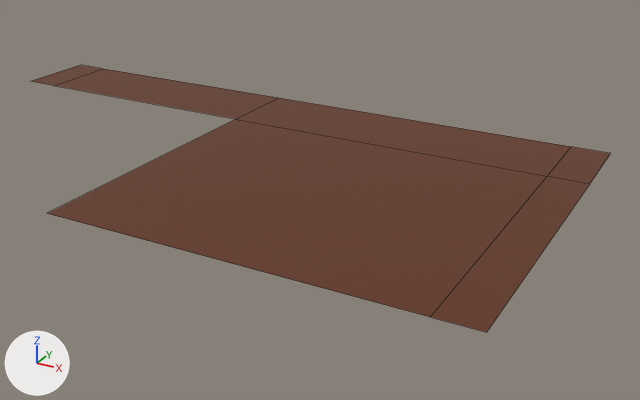
A saved change to the FBX model bin/models/Sunny/PisoMadera1.fbx.
Before and after are seen from a 50 mm lens placed at (19.2, -1.9, 26.1), pointed at (4.1, 25.7, 12.4). The lights are fixed; the arrows at lower left show +X, +Y and +Z. Mesh edges are drawn as thin lines.

Names of what the first picture shows: 'PisoMadera1'.
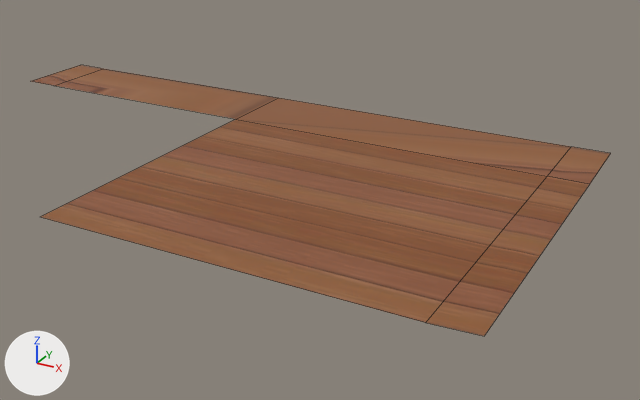
Edits to the bpy script that builds the scene:
```text
Add img_maderapiso2_jpg:
    img_maderapiso2_jpg = load_image('MaderaPiso2.jpg', 'PisoMadera1.fbm/MaderaPiso2.jpg', 275, 183, 'sRGB')
Change mat_pisomadera1:
    remove mat_pisomadera1.base_color = (0.119, 0.0295, 0.00642)  # brown #613013
    add mat_pisomadera1.texture = img_maderapiso2_jpg
Change me_cube_040:
    where me_cube_040.from_pydata(...)  # 13 vertices, 6 faces; spans x -13.6..13.6, y 17.1..31.8, z 14.0
    used by ob_pisomadera1; location = (0.0, 0.0, 0.0)
    me_cube_040 part 1: the whole mesh is scaled about its middle by (1, 1.02, 1), then moved by (0.0, -0.1, 0.0)
```

Pixel boxes (x1, y1, x2, y2) of what changed, in the pictures (640 x 400 px; the box of a moved part takes in the faces that stretch with it):
'PisoMadera1', surface changed, mesh rescaled
    before: (31, 65, 611, 332)
    after: (31, 65, 611, 336)
part 1 of me_cube_040, moved or reshaped
    before: (47, 119, 589, 332)
    after: (41, 119, 589, 336)
